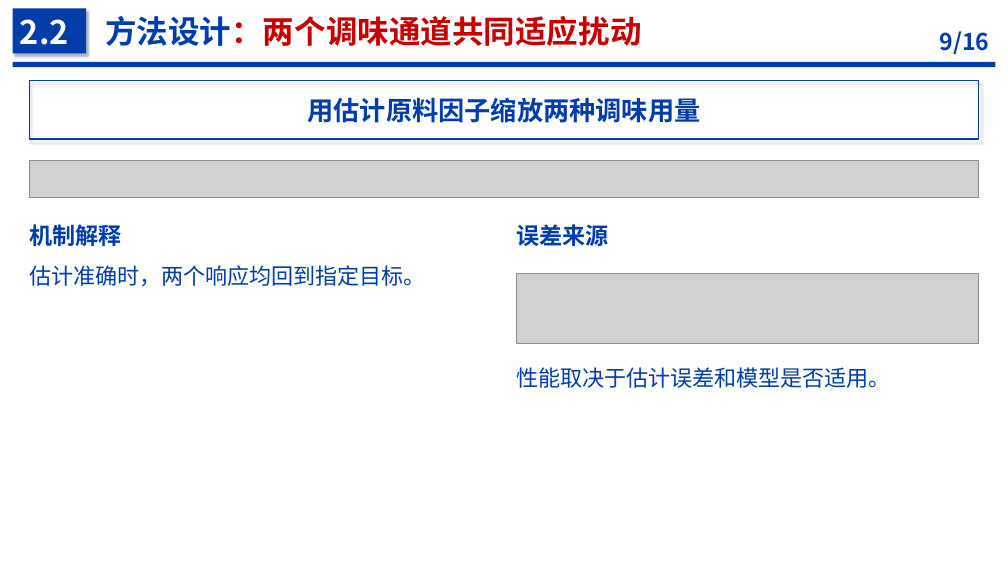
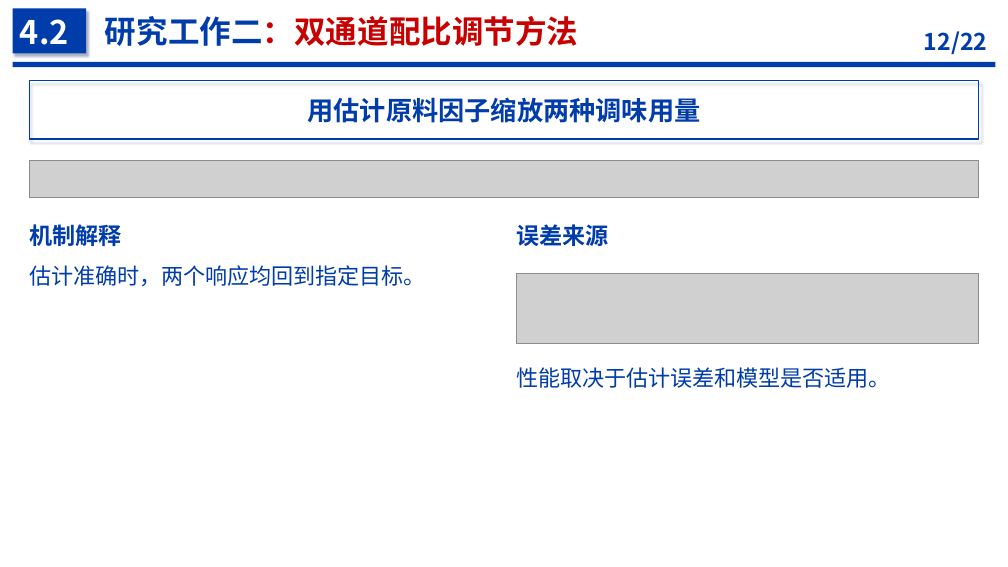
Before and after one commit to PaoShou-China/thesis-defense-slidev, a slide deck: slide 12 of template/examples/tomato/tomato-research.pptx (slide 9 before the commit). Drawn at 1008x567 pixels with LibreOffice and Linux fonts; fonts in the diff are those of the drawing; grey boxes stand for pictures. Boxes give left, top, right and bottom in pixels: in the first picture for what was removed or moved away, otherwise in the second. Text is boxed around its words. In the diff, an @@ line names an element or a change of style, - is before the commit and + after.

```diff
--- a/template/examples/tomato/tomato-research.pptx
+++ b/template/examples/tomato/tomato-research.pptx
@@ text at (20,19,69,45): text changed @@
-2.2
+4.2
@@ text at (105,16,579,46): text changed @@
-方法设计：两个调味通道共同适应扰动
+研究工作二：双通道配比调节方法
@@ text at (924,31,987,55): text changed @@
-9/16
+12/22
```
Also in this commit, not shown: 11 other slides changed, 8 slides added, 2 slides removed, 44 other files.
